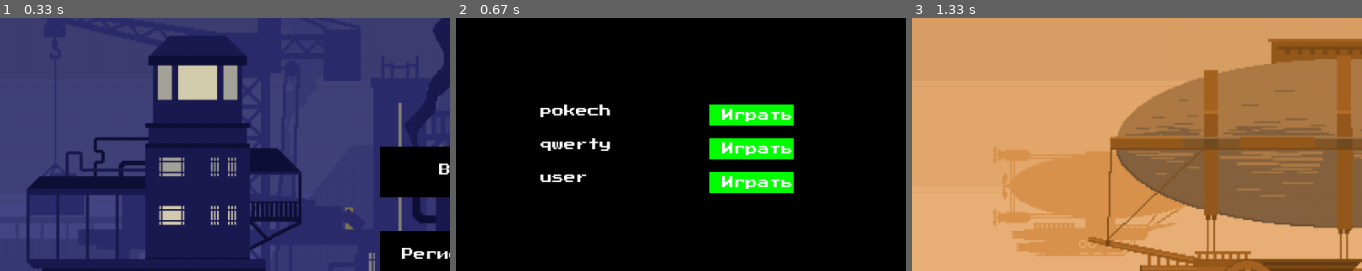
Above: before the commit, frames 1-3 (left to right).
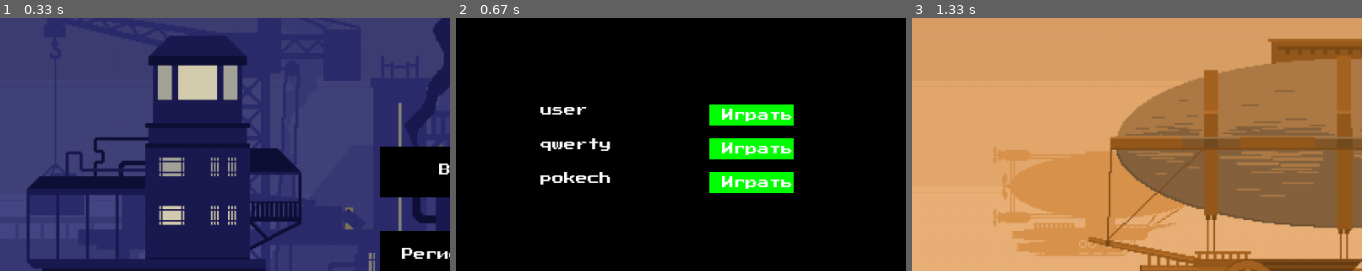
Above: after the commit, the same moments.

Repository: kira-perechesova/pygame_project
Game: pygame game, started from reg_move.py
Two runs of this game, one before a commit and one after it. Both use one fixed random seed, a clock stepped at 60 frames per second and the inputs below.
Inputs:
- Up to frame 1 (0.33 s): no input
- Up to frame 2 (0.67 s): click "Вход" at 0.38 s
- Up to frame 3 (1.33 s): click "Играть" at 0.72 s; hold Right from 1 s (still down)
The pictures show only the part of the screen within x 0-50%, y 8-58%; the shares and areas given below are measured in that part.

Frame 1 is identical in both runs. In frame 2, 0.8% of the frame differs, in the area x 18-35%, y 33-67%; in frame 3, nothing differs.

Commit message:
log and move

Diff:
--- a/reg_move.py
+++ b/reg_move.py
@@ -31,7 +31,6 @@
 character2_image = pygame.transform.scale(character2_image, (200, 200))
 character3_image = pygame.transform.scale(character3_image, (200, 200))
 
-# Функция для подключения к базе данных
 def connect_db():
     conn = sqlite3.connect('game.sqlite')
     return conn
@@ -40,10 +39,11 @@
 def get_all_users():
     conn = connect_db()
     cursor = conn.cursor()
-    cursor.execute("SELECT username FROM user")
+    cursor.execute("SELECT username, character_id FROM user")
     users = cursor.fetchall()
     conn.close()
-    return [user[0] for user in users]
+    return users
+
 
 # главный экран
 def draw_main_screen():
@@ -61,6 +61,7 @@
     screen.blit(register_text, (register_button.x + 26, register_button.y + 20))
 
     pygame.display.flip()
+
 # экран входа
 def draw_login_screen():
     screen.fill(BLACK)
@@ -75,18 +76,18 @@
     # Отображение списка пользователей с кнопками "Играть"
     users = get_all_users()
     user_list_start_y = 150
-    for idx, user in enumerate(users):
-        if user:
-            user_text = font.render(str(user), True, WHITE)
+    for idx, (username, _) in enumerate(users):
+        if username:
+            user_text = font.render(str(username), True, WHITE)
             screen.blit(user_text, (100, user_list_start_y + idx * 40))
 
-            # Кнопка "Играть"
             play_button = pygame.Rect(300, user_list_start_y + idx * 40, 100, 25)
             pygame.draw.rect(screen, GREEN, play_button)
             play_button_text = font.render('Играть', True, WHITE)
             screen.blit(play_button_text, (play_button.x + 15, play_button.y + 5))
 
     pygame.display.flip()
+
 
 
 def draw_game_scene(character_id):
@@ -136,7 +137,6 @@
     player = pygame.sprite.Group()
     coords_platform = []
 
-    # Вызов функции create_background
     def create_background(level):
         background.empty()
         screen.blit(game_scene_image, (0, 0))
@@ -208,11 +208,10 @@
         except Exception:
             pass
 
-    # Инициализация уровня
     create_background(1)
 
     running = True
-    speed = 100  # pixels per second
+    # speed = 100
     jump_height = 9
     fps = 60
     clock = pygame.time.Clock()
@@ -329,15 +328,15 @@
     username_input = font.render(f'Имя: {username_text}', True, WHITE)
     screen.blit(username_input, (username_box.x - 55, username_box.y + 6))
 
-    screen.blit(character1_image, (200, 120))  # Персонаж 1
-    screen.blit(character2_image, (450, 120))  # Персонаж 2
-    screen.blit(character3_image, (700, 120))  # Персонаж 3
+    screen.blit(character1_image, (200, 120))
+    screen.blit(character2_image, (450, 120))
+    screen.blit(character3_image, (700, 120))
 
     button1 = pygame.Rect(200, 330, 150, 40)
     button2 = pygame.Rect(450, 330, 150, 40)
     button3 = pygame.Rect(700, 330, 150, 40)
 
-    # Изменение цвета кнопок в зависимости от выбранного персонажа
+    # цвет кнопок
     button1_color = SELECTED if character_id == 1 else GREY
     button2_color = SELECTED if character_id == 2 else GREY
     button3_color = SELECTED if character_id == 3 else GREY
@@ -362,7 +361,7 @@
 
     pygame.display.flip()
 
-# Функция для добавления пользователя в базу данных
+# добавление пользователя в бд
 def register_user(username, character_id):
     conn = connect_db()
     cursor = conn.cursor()
@@ -374,7 +373,7 @@
     clock = pygame.time.Clock()
     current_screen = 'main'
     username_text = ''
-    character_id = 0  # Изначально персонаж не выбран
+    character_id = 0
     active_input = None  # 'username'
 
     while True:
@@ -403,12 +402,10 @@
 
                     users = get_all_users()
                     user_list_start_y = 150
-                    for idx, user in enumerate(users):
-                        play_button = pygame.Rect(300, user_list_start_y + idx * 30, 100, 25)
+                    for idx, (username, char_id) in enumerate(users):
+                        play_button = pygame.Rect(300, user_list_start_y + idx * 40, 100, 25)
                         if play_button.collidepoint(mouse_pos):
-                            #/////////////////////
-                            character_id = 1
-                            #////////////////////
+                            character_id = char_id
                             current_screen = 'game_scene'
 
                 if current_screen == 'register':
